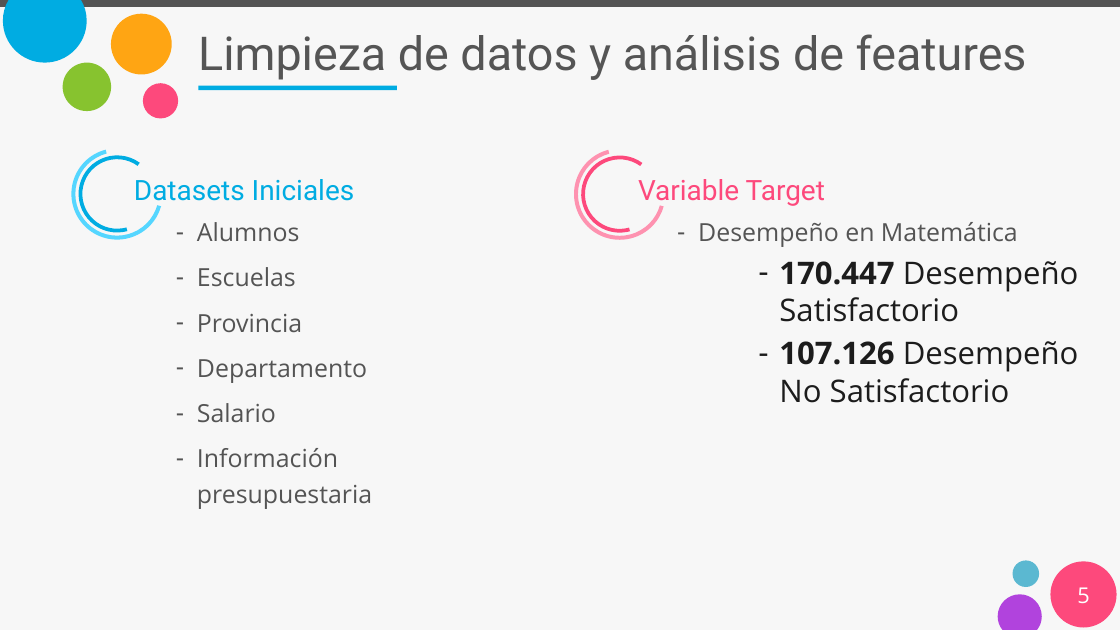
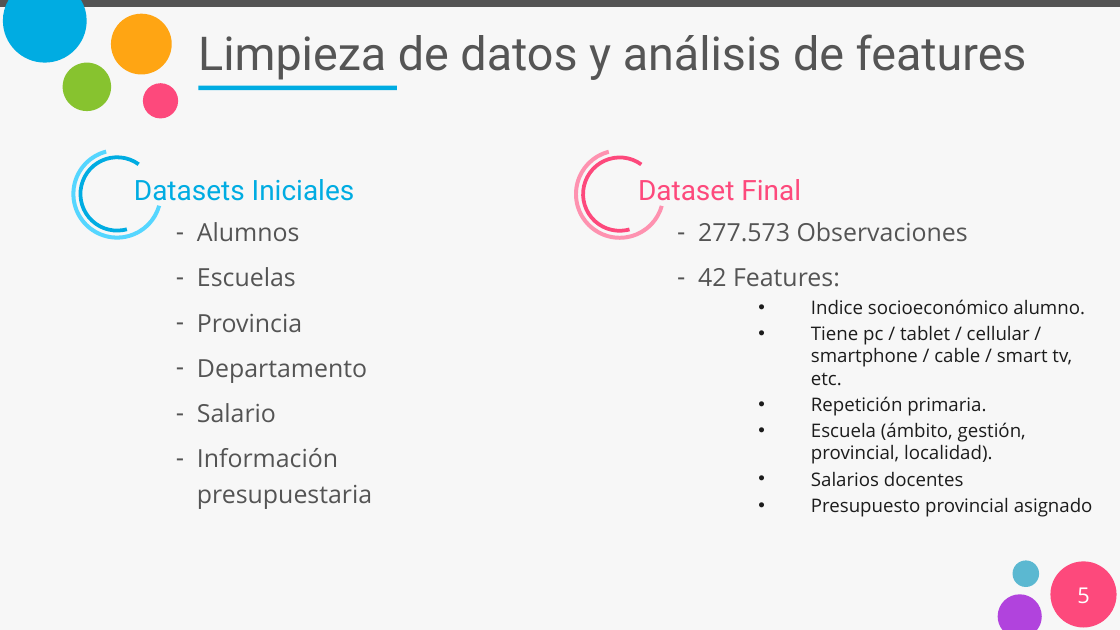
Before and after one commit to gp34446/desafio3, a slide deck: slide 5 of Presentación_desafio_3.pptx. Drawn at 1120x630 pixels with LibreOffice and Linux fonts; fonts in the diff are those of the drawing. Boxes give left, top, right and bottom in pixels: in the first picture for what was removed or moved away, otherwise in the second. Text is boxed around its words. In the diff, an @@ line names an element or a change of style, - is before the commit and + after.

Commit message:
Agrego análisis descriptivo y explicación limpieza

```diff
--- a/Presentación_desafio_3.pptx
+++ b/Presentación_desafio_3.pptx
@@ text at [638,179,801,207]: text changed @@
-Variable Target
+Dataset Final
@@ text at [698,222,1093,517]: text changed; size 40 to 24 pt @@
-– Desempeño en Matemática
-  – 170.447 Desempeño Satisfactorio
-  – 107.126 Desempeño No Satisfactorio
+– 277.573 Observaciones
+– 42 Features:
+  • Indice socioeconómico alumno.
+  • Tiene pc / tablet / cellular / smartphone / cable / smart tv, etc.
+  • Repetición primaria.
+  • Escuela (ámbito, gestión, provincial, localidad).
+  • Salarios docentes
+  • Presupuesto provincial asignado
```
Also in this commit, not shown: 44 other slides changed, 7 slides added, 2 slides removed.
